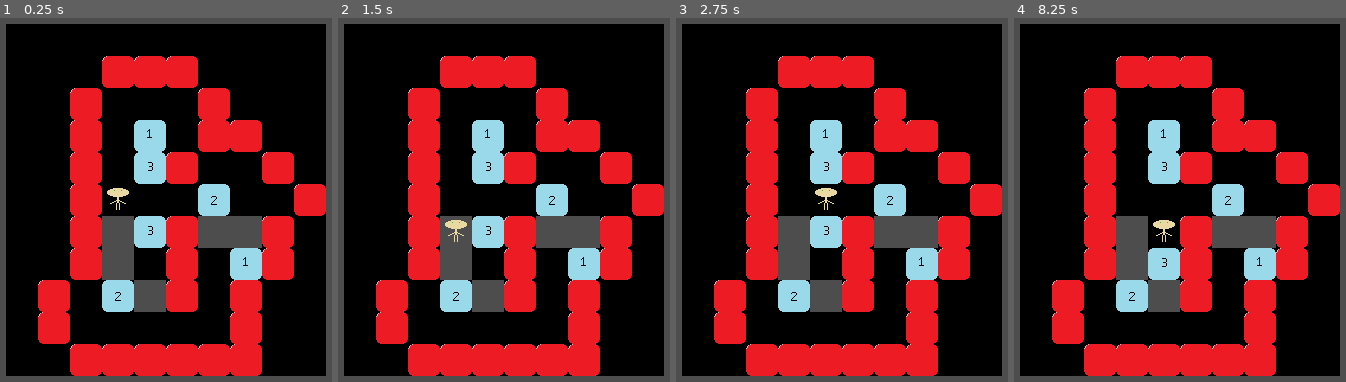
Above: before the commit, frames 1-4 (left to right).
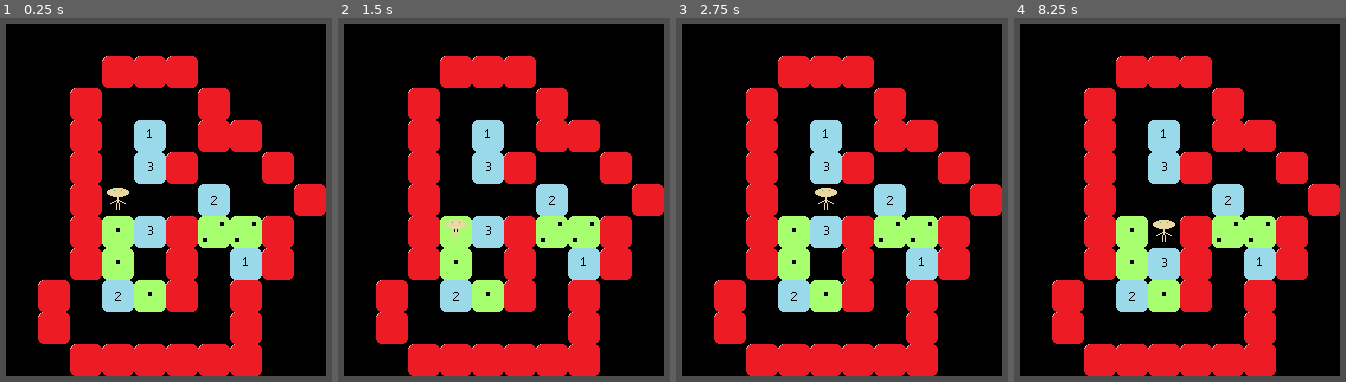
Above: after the commit, the same moments.

Repository: mrSun421/sudokoban
Game: Godot game, scene res://levels/level.tscn
Same seed, same stepped clock (60 frames per second), same inputs: the game is played once before the commit and once after it. The project has no main scene, so this scene is started directly.
Inputs:
- Up to frame 1 (0.25 s): no input
- Up to frame 2 (1.5 s): tap Enter at 0.5 s; hold Right (move_right) 0.53-1.28 s; tap R (reset_level) at 1.25 s; hold Down (move_down) from 1.28 s (still down)
- Up to frame 3 (2.75 s): tap R (reset_level) at 2 s; release Down (move_down) at 2.03 s; hold Right (move_right) from 2.03 s (still down)
- Up to frame 4 (8.25 s): tap R (reset_level) at 2.75, 3.5, 4.25 s; release Right (move_right) at 2.78 s; hold Up (move_up) 2.78-3.53 s; hold Left (move_left) 3.53-5.03 s; hold Down (move_down) 5.03-5.78 s; hold Right (move_right) 5.78-6.53 s; hold Up (move_up) 6.53-7.28 s; hold Right (move_right) 7.28-8.03 s; hold Down (move_down) from 8.03 s (still down)

The runs differ from the first frame. In frame 1, 4.2% of the frame differs, in the area x 30-79%, y 54-81%; in frame 2, 4.1%; in frame 3, 4.2%; in frame 4, 4.2%.

Commit message:
fixed goal tileset breaking

Diff:
--- a/levels/level.tscn
+++ b/levels/level.tscn
@@ -1,10 +1,11 @@
-[gd_scene load_steps=8 format=3 uid="uid://ene55pesmso4"]
+[gd_scene load_steps=10 format=3 uid="uid://ene55pesmso4"]
 
 [ext_resource type="Script" path="res://levels/level.gd" id="1_ivink"]
 [ext_resource type="PackedScene" uid="uid://l67hhlq58isn" path="res://game_assets/player.tscn" id="2_pdex0"]
 [ext_resource type="Resource" uid="uid://bg6qty7w0g243" path="res://level_resources/level2.tres" id="2_rf3dt"]
 [ext_resource type="Texture2D" uid="uid://duqbejqhnx8q6" path="res://art_assets/background-tiles.png" id="2_t5mw4"]
 [ext_resource type="Script" path="res://levels/interactables.gd" id="3_catja"]
+[ext_resource type="Texture2D" uid="uid://y7vom6ji36l0" path="res://art_assets/goal_tiles.png" id="4_olpgq"]
 
 [sub_resource type="TileSetAtlasSource" id="TileSetAtlasSource_u50ey"]
 texture = ExtResource("2_t5mw4")
@@ -12,9 +13,20 @@
 0:0/0 = 0
 1:0/0 = 0
 
+[sub_resource type="TileSetAtlasSource" id="TileSetAtlasSource_k0eot"]
+texture = ExtResource("4_olpgq")
+texture_region_size = Vector2i(32, 32)
+0:0/0 = 0
+1:0/0 = 0
+2:0/0 = 0
+3:0/0 = 0
+4:0/0 = 0
+5:0/0 = 0
+
 [sub_resource type="TileSet" id="TileSet_bfdvl"]
 tile_size = Vector2i(32, 32)
 sources/0 = SubResource("TileSetAtlasSource_u50ey")
+sources/1 = SubResource("TileSetAtlasSource_k0eot")
 tile_proxies/coords_level = [[0, Vector2i(0, 0)], [2, Vector2i(0, 0)], [1, Vector2i(0, 0)], [2, Vector2i(1, 0)]]
 
 [node name="Level" type="Node2D" node_paths=PackedStringArray("background_tilemaplayer", "hud", "interactables", "camera")]
